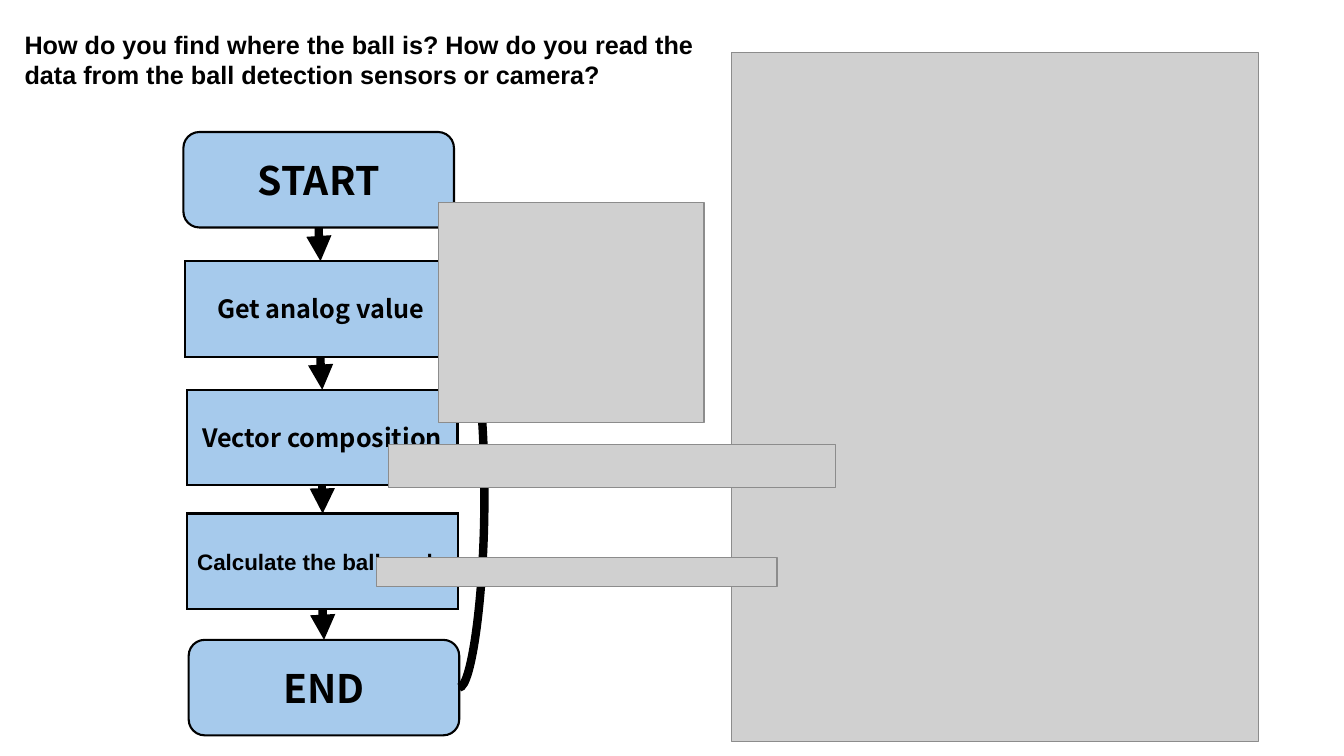
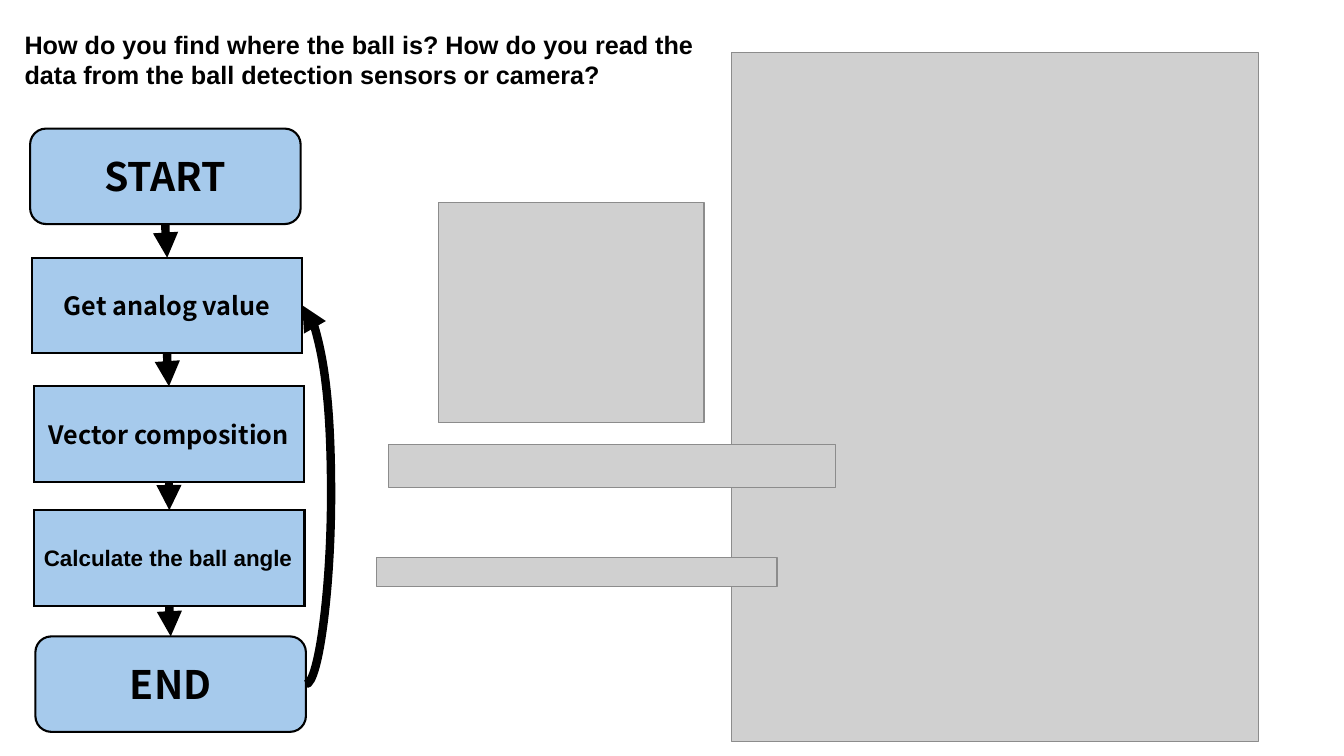
Before and after one commit to MUNAKATA-EPC/Aegis_2025, a slide deck: slide 2 of 2025/Salvador/TDP/About Software/flowchart.pptx. Drawn at 1344x756 pixels with LibreOffice and Linux fonts; fonts in the diff are those of the drawing; grey boxes stand for pictures. Boxes give left, top, right and bottom in pixels: in the first picture for what was removed or moved away, otherwise in the second. Text is boxed around its words. In the diff, an @@ line names an element or a change of style, - is before the commit and + after.

```diff
--- a/2025/Salvador/TDP/About Software/flowchart.pptx
+++ b/2025/Salvador/TDP/About Software/flowchart.pptx
@@ 5 curved arrows, 3 rectangles, 2 rounded rectangles moved together from (x1=184, y1=132, x2=485, y2=736) to (x1=30, y1=129, x2=332, y2=732) @@
```
Also in this commit, not shown: 1 other slide changed, 1 other file.
